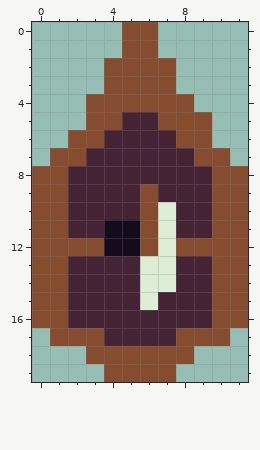
Pixel-art sprite, stored at source/graphics/stock_sailship.png. The first picture shows the starting point.
The file is 12x20 pixels.
The same view after the edit:
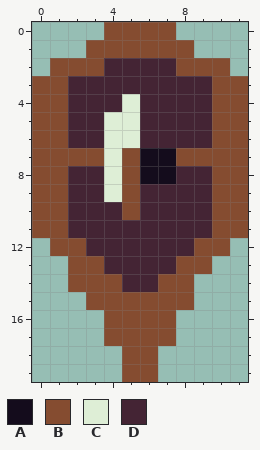
Palette (. is transparent): A #140c1c  B #854c30  C #deeed6  D #442434
Edits made:
Changed rows in their new state; - is an unchanged pixel.
first column x 0:
 0 ----B--B----
 1 ---BB--BB---
 2 -BBBDDDDBBB-
 3 BBDDDDDDDDBB
 4 BBDDDCDDDDBB
 5 BBDDCC-DDDBB
 6 BBDDCC--DDBB
 7 B--BCBAAB--B
 8 ----CBAA----
 9 ----CBD-----
10 -----BDD----
11 ----DDDD----
12 .--DDDDDD--.
13 ..BB--DDBB..
14 ..BBB-DBB...
15 ...BBBBBB...
16 ....BBBB....
17 -...BBBB...-
18 ---..--..---
19 ----.--.----
